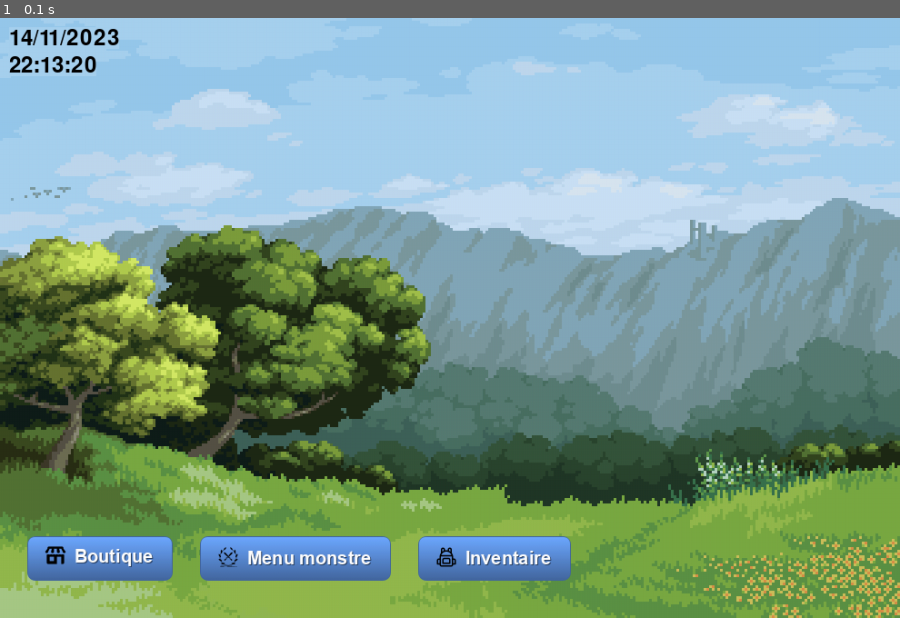
Above: before the commit, frame 1.
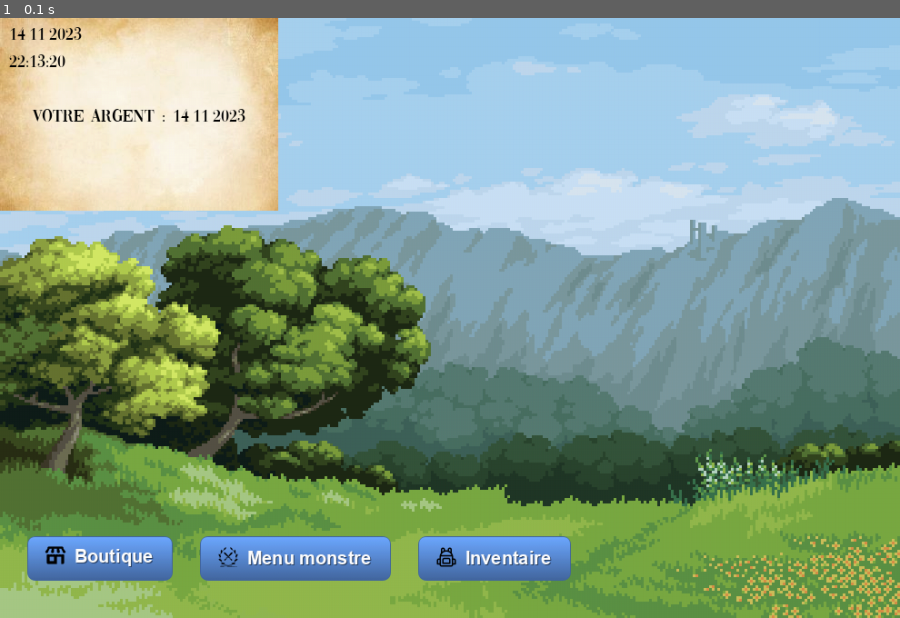
Above: after the commit, the same moment.

Repository: Maxine1425/projet_GEIPI2_S2_ESIREM
Game: pygame game, started from menubis.py
The game is run twice, just before and just after one commit, with the same random seed, the same clock (stepped at 60 frames per second) and the same inputs.
Inputs:
- Up to frame 1 (0.1 s): no input

The runs differ from the first frame. In frame 1, 9.9% of the frame differs, in the area x 0-31%, y 0-33%.

Commit message:
modification pour rendre plus jolie : ajout d'un fond de donnée, corection de l'actualisation des fond , ajout d'une police d'écriture voir pour afficher le nom d'utilisateur pour ouvrir et fermer les different menu pour récuperer et afficher l'argent penser a suprimer afficher_heure.py et menu.py

Diff:
--- a/menubis.py
+++ b/menubis.py
@@ -11,7 +11,20 @@
 pygame.display.set_caption("Jeux") #nom du jeu apparait
 
 fond = pygame.image.load("fond_menu.png").convert() #on ajoute a fond une image j'utilise .convert pour etre sur qu'elle soit toujours au bon format
-fenetre.blit(fond, (0,0)) #on colle sur la fenetre l'image fond et l'angle haut gauche de cette image sera en (0;0)
+fenetre.blit(fond, (0, 0)) #on colle sur la fenetre l'image fond et l'angle haut gauche de cette image sera en (0;0)
+
+fond_donee = pygame.image.load("fond_donee.jpg").convert()
+# Creation de la surface de l'ombre
+ombre = pygame.Surface(fond_donee.get_size()).convert_alpha()
+ombre.fill((0, 0, 0, 70))  # Couleur de l'ombre (noir semi-transparent)
+
+# Position de l'ombre
+x_ombre = 0 + 5  # Decalage horizontal de l'ombre
+y_ombre = 0 + 5  # Decalage vertical de l'ombre
+
+# Affichage de l'ombre
+fenetre.blit(ombre, (x_ombre, y_ombre))
+fenetre.blit(fond_donee, (0, 0))
 
 button_boutique = pygame.image.load("button_boutique.png").convert_alpha() #l'image sera avec un fond transparant
 fenetre.blit(button_boutique, (30, 570))
@@ -44,19 +57,36 @@
             print("ouvre menu monstre")
         elif event.type == MOUSEBUTTONUP and event.button == 1 and clickable_area_inventaire.collidepoint(event.pos):
             print("ouvre inventaire")
+
+    #permet de reactualiser le fond
+    fenetre.blit(fond, (0, 0))
+    fenetre.blit(fond_donee, (0, 0))
+    fenetre.blit(button_boutique, (30, 570))
+    fenetre.blit(button_menu_monstre, (220, 570))
+    fenetre.blit(button_inventaire, (460, 570))
+
     #afficher l'heure
-    font = pygame.font.Font(None, 36)  # Police principale
+    font = pygame.font.Font("Vogue.ttf", 20)  # Police principale
     heure = datetime.now()
     heure_1 = heure.strftime("%H:%M:%S")
-    heure_a_afficher = font.render(heure_1, True, (0, 0, 0), (167, 209, 239))
+    heure_a_afficher = font.render(heure_1, True, (0, 0, 0),)
+    heure_a_afficher_sans_fond = heure_a_afficher.convert_alpha()
     fenetre.blit(heure_a_afficher, (10, 40))
 
     #afficher la date
-    font = pygame.font.Font(None, 36)
+    font = pygame.font.Font("Vogue.ttf", 20)
     date = date.today()
     date_1 = date.strftime("%d/%m/%Y")
-    date_a_afficher = font.render(date_1, True, (0, 0, 0), (167, 209, 239))
-    fenetre.blit(date_a_afficher, (10, 10))
+    date_a_afficher = font.render(date_1, True, (0, 0, 0))
+    date_a_afficher_sans_fond = date_a_afficher.convert_alpha()
+    fenetre.blit(date_a_afficher_sans_fond, (10, 10))
+
+
+    #afficher l'argent
+    font = pygame.font.Font("Vogue.ttf", 20)
+    argent_a_afficher = font.render("Votre argent : " + date_1, True, (0, 0, 0),)
+    argent_a_afficher_sans_fond = argent_a_afficher.convert_alpha()
+    fenetre.blit(argent_a_afficher, (35, 100))
 
     #gere l'actualisation de l'heure
     pygame.display.flip()
Binary file added: Vogue.ttf
Binary file added: fond_donee.jpg
